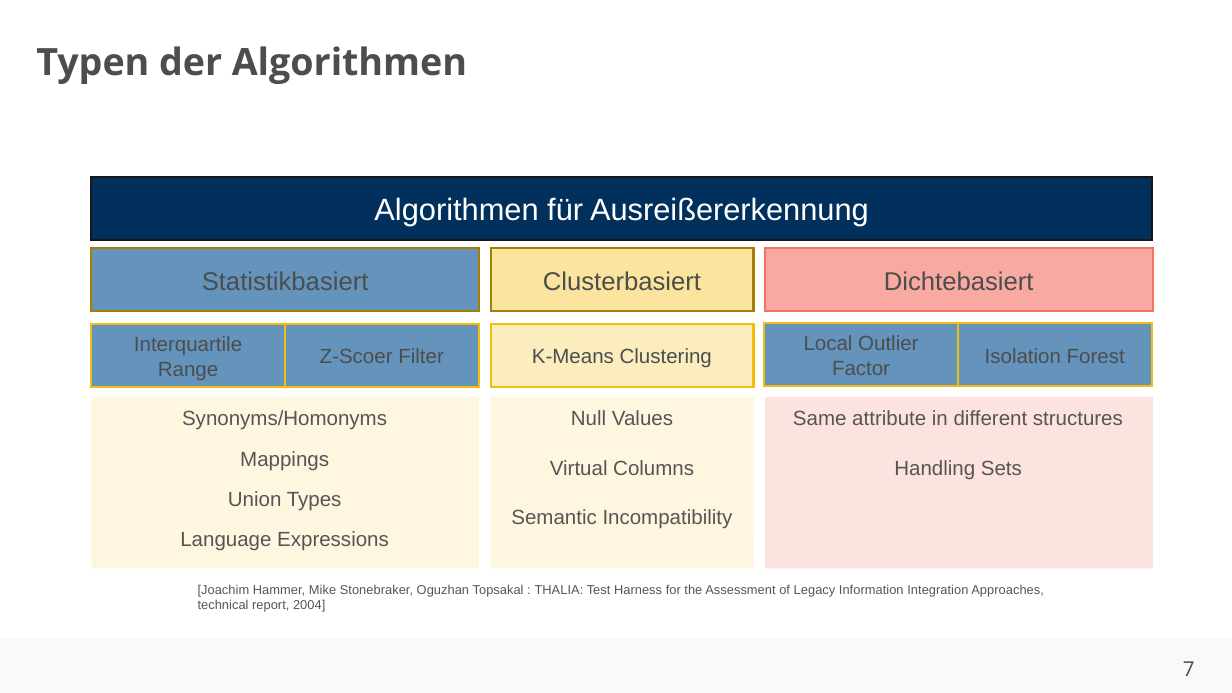
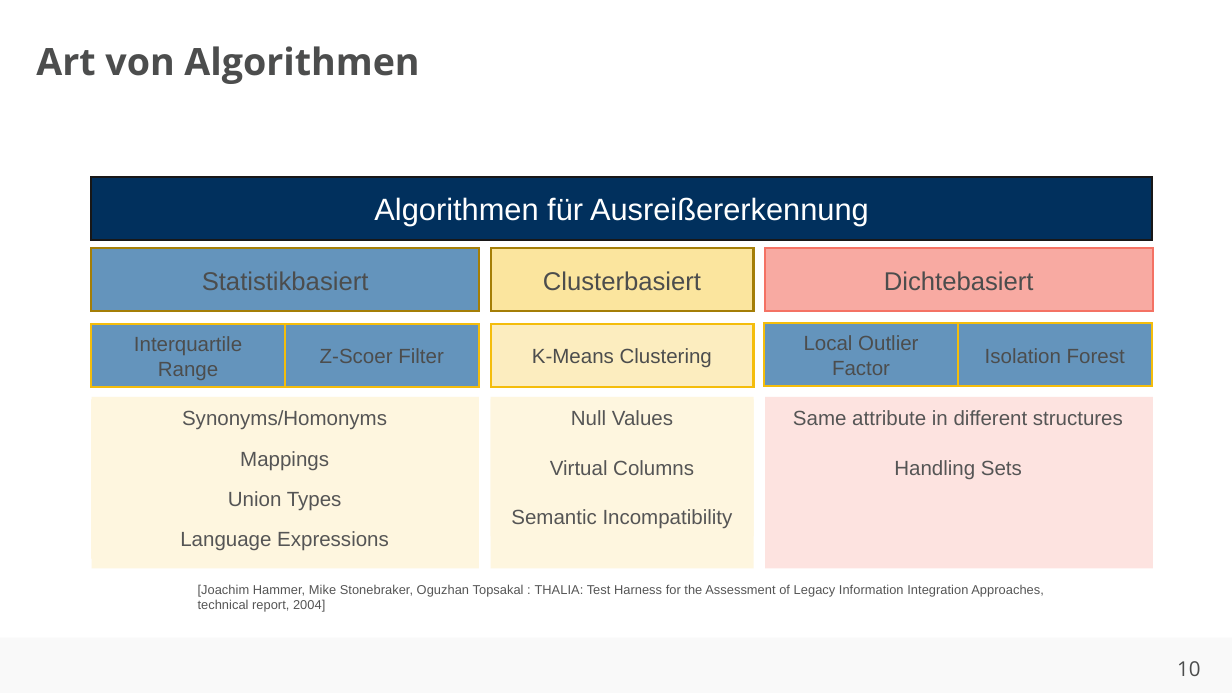
Before and after one commit to ahndavin/Abschlussarbeit_Bachelor, a slide deck: slide 10 of Kolloquium/Kolloquium.pptx (slide 7 before the commit). Drawn at 1232x693 pixels with LibreOffice and Linux fonts; fonts in the diff are those of the drawing; background and template pictures are left out. Boxes give left, top, right and bottom in pixels: in the first picture for what was removed or moved away, otherwise in the second. Text is boxed around its words. In the diff, an @@ line names an element or a change of style, - is before the commit and + after.

```diff
--- a/Kolloquium/Kolloquium.pptx
+++ b/Kolloquium/Kolloquium.pptx
@@ title at <box>36,46,419,84</box>: text changed @@
-Typen der Algorithmen
+Art von Algorithmen
@@ page number at <box>1177,661,1200,676</box>: text changed @@
-7
+10
```
Also in this commit, not shown: 7 other slides changed, 4 slides added, 3 slides removed, 2 other files.
